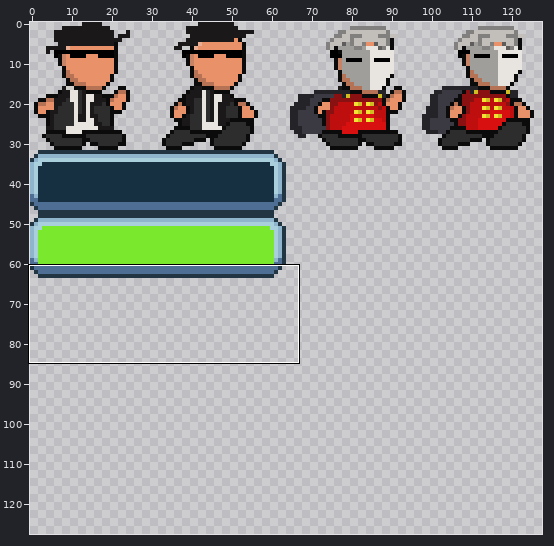
One commit to this pixel-art file: Assets/Sprites/animated-sprites/blues-enemy.aseprite. The picture above shows the old version from afar; the outline marks the close-up.
Close-up. Before:
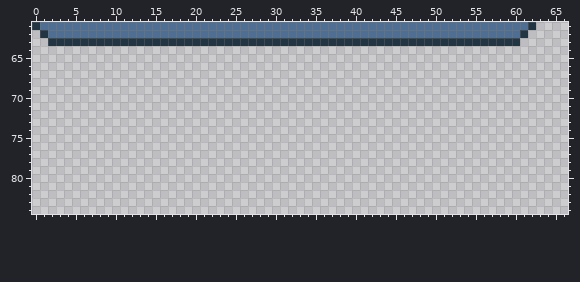
128x128 pixels, 1 frame. Shown: x 0..66, y 61..84. The commit also changed other parts of the picture, which this record leaves out.
Once edited:
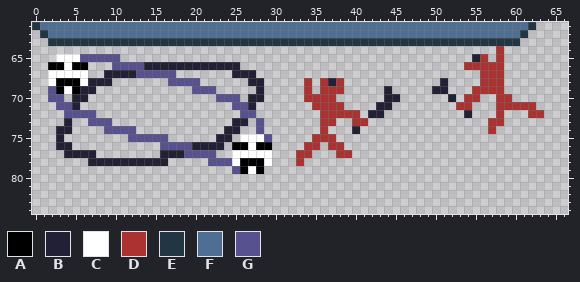
Palette (. is transparent): A #000000  B #222034  C #ffffff  D #ac3232  E #213543  F #4e6f93  G #57518f
What changed:
y 64: x 58 . -> D
y 65: x 3..10 ........ -> CCCGGGGG; x 55..56 .. -> BD; x 58 . -> D
y 66: x 2..6 ..... -> AACAA; x 10..25 ................ -> GGGGBBBBBBBBBBBB; x 54..58 ..... -> DDDDD
y 67: x 2..6 ..... -> CCCCC; x 9..17 ......... -> BBBBGGGGG; x 25..27 ... -> BBB; x 56..58 ... -> DDD
y 68: x 2..9 ........ -> CAAACBBB; x 17..20 .... -> GGGG; x 27..28 .. -> BB; x 34 . -> D; x 36..38 ... -> DBD; x 51 . -> B; x 56..58 ... -> DDD
y 69: x 2..7 ...... -> GACABB; x 20..22 ... -> GGG; x 28 . -> B; x 34 . -> D; x 36..38 ... -> DDD; x 44 . -> B; x 50..51 .. -> BB; x 55..58 .... -> DDDD
y 70: x 2..3 .. -> GG; x 5..6 .. -> BB; x 23..25 ... -> GGG; x 27..28 .. -> BB; x 34..37 .... -> DDDD; x 44..45 .. -> BB; x 52 . -> B; x 54..55 .. -> DD; x 58..59 .. -> DD
y 71: x 3..5 ... -> GGB; x 25..27 ... -> GGB; x 35..38 .... -> DDDD; x 43..44 .. -> BB; x 53..54 .. -> DD; x 58..62 ..... -> DDDDD
y 72: x 4..7 .... -> GGGG; x 26..27 .. -> GG; x 36..40 ..... -> DDDDD; x 42..43 .. -> BB; x 54 . -> B; x 58 . -> D; x 62..63 .. -> DD
y 73: x 4 . -> B; x 7..9 ... -> GGG; x 25..26 .. -> BB; x 28 . -> G; x 36..37 .. -> DD; x 40..41 .. -> DD; x 57..58 .. -> DD
y 74: x 3..4 .. -> BB; x 9..12 .... -> GGGG; x 24..25 .. -> BB; x 28 . -> G; x 36 . -> D; x 40 . -> B; x 57 . -> D
y 75: x 3 . -> B; x 12..16 ..... -> GGGGG; x 23..24 .. -> BB; x 26..29 .... -> CCCG; x 35..37 ... -> DDD
y 76: x 3..4 .. -> BB; x 16..23 ........ -> GGGGBBBB; x 25..29 ..... -> AACAA; x 34..35 .. -> DD; x 37..38 .. -> DD
y 77: x 4..7 .... -> BBBB; x 16..22 ....... -> BBBGGGG; x 25..29 ..... -> CCCCC; x 33..34 .. -> DD; x 38..39 .. -> DD
y 78: x 7..16 .......... -> BBBBBBBBBB; x 22..29 ........ -> GGGCAAAC; x 33 . -> D
y 79: x 25..28 .... -> GACA
Changed places in both close-ups, as pixel boxes (x1, y1, x2, y2):
added: (296, 46, 544, 166)
added: (48, 54, 272, 174)
